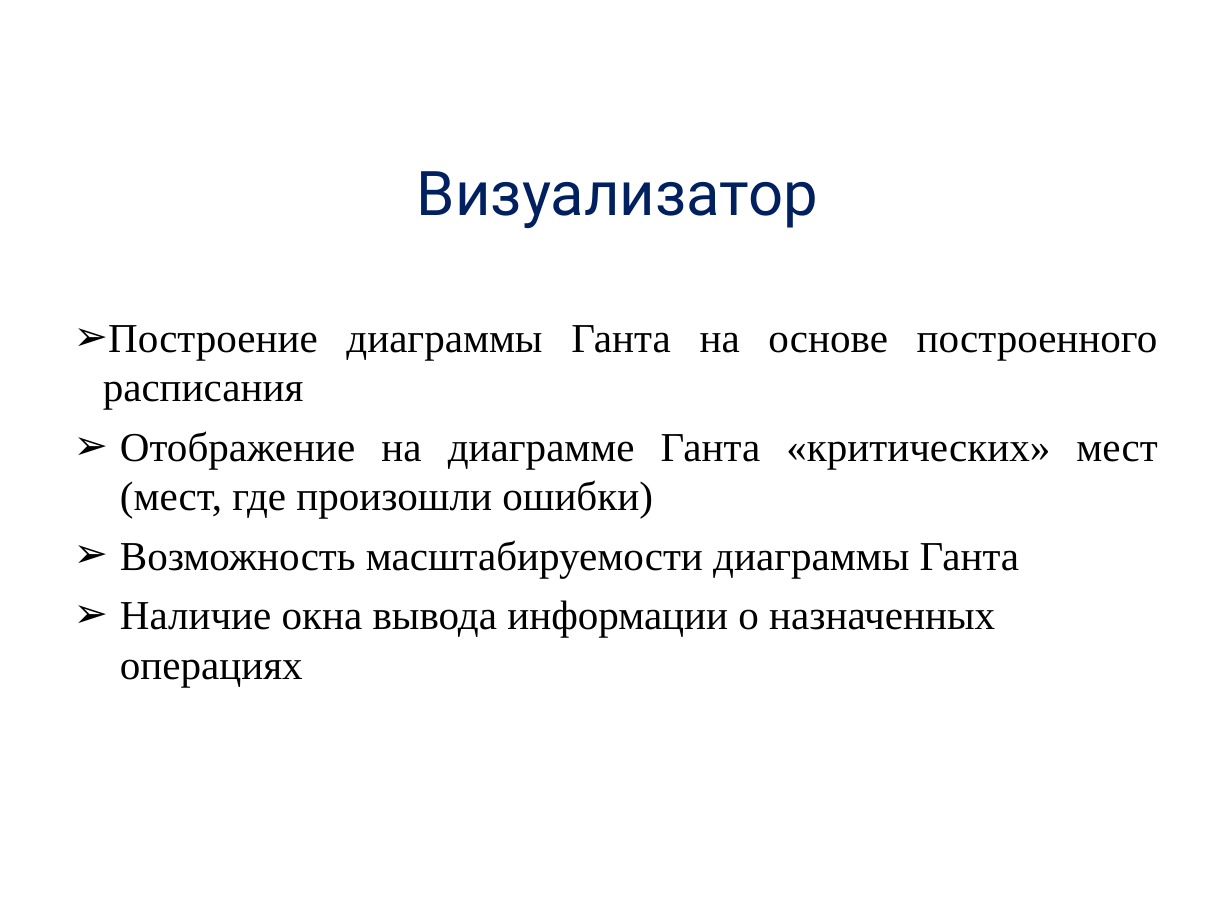
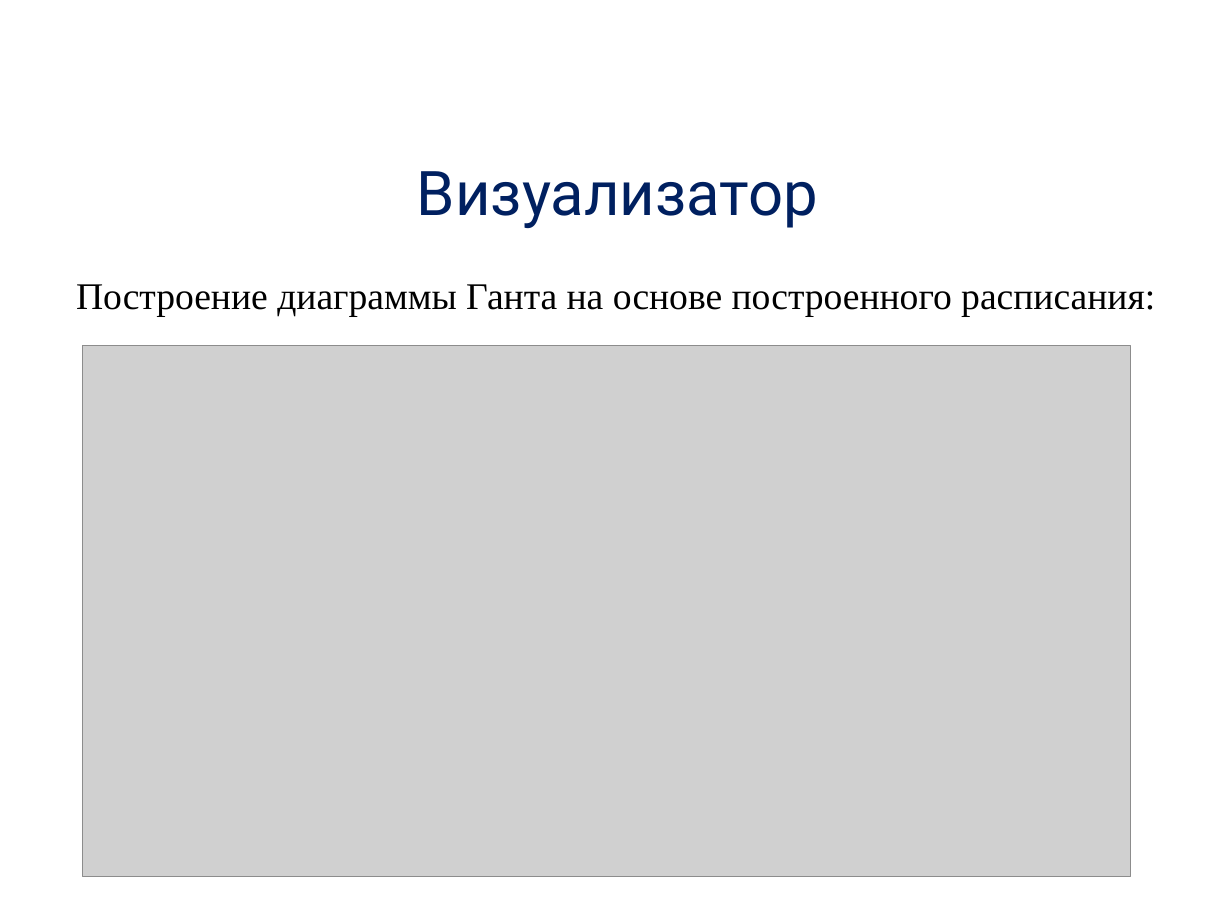
Before and after one commit to alexdegtev/SchedulerTask, a slide deck: slide 12 of Docs/presentation.ppt (slide 11 before the commit). Drawn at 1232x924 pixels with LibreOffice and Linux fonts; fonts in the diff are those of the drawing; grey boxes stand for pictures; background and template pictures are left out. Boxes give left, top, right and bottom in pixels: in the first picture for what was removed or moved away, otherwise in the second. Text is boxed around its words. In the diff, an @@ line names an element or a change of style, - is before the commit and + after.

```diff
--- a/Docs/presentation.ppt
+++ b/Docs/presentation.ppt
@@ text at <box>76,284,1155,317</box>: text changed; size 24 to 22 pt @@
-➢ Построение диаграммы Ганта на основе построенного расписания
-  ➢ Отображение на диаграмме Ганта «критических» мест (мест, где произошли ошибки)
-  ➢ Возможность масштабируемости диаграммы Ганта
-  ➢ Наличие окна вывода информации о назначенных операциях
+Построение диаграммы Ганта на основе построенного расписания:
@@ picture added at <box>83,346,1131,877</box> @@
```
Also in this commit, not shown: 7 other slides changed, 4 slides added, 6 slides removed, 1 other file.
